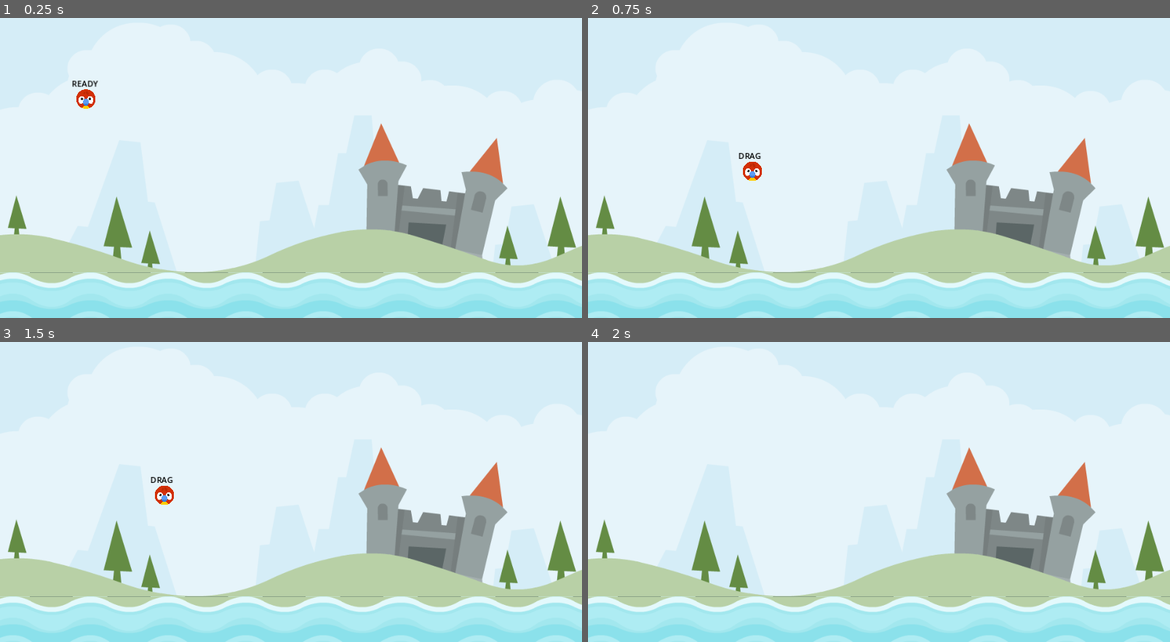
Above: before the commit, frames 1-4 (two rows, left to right).
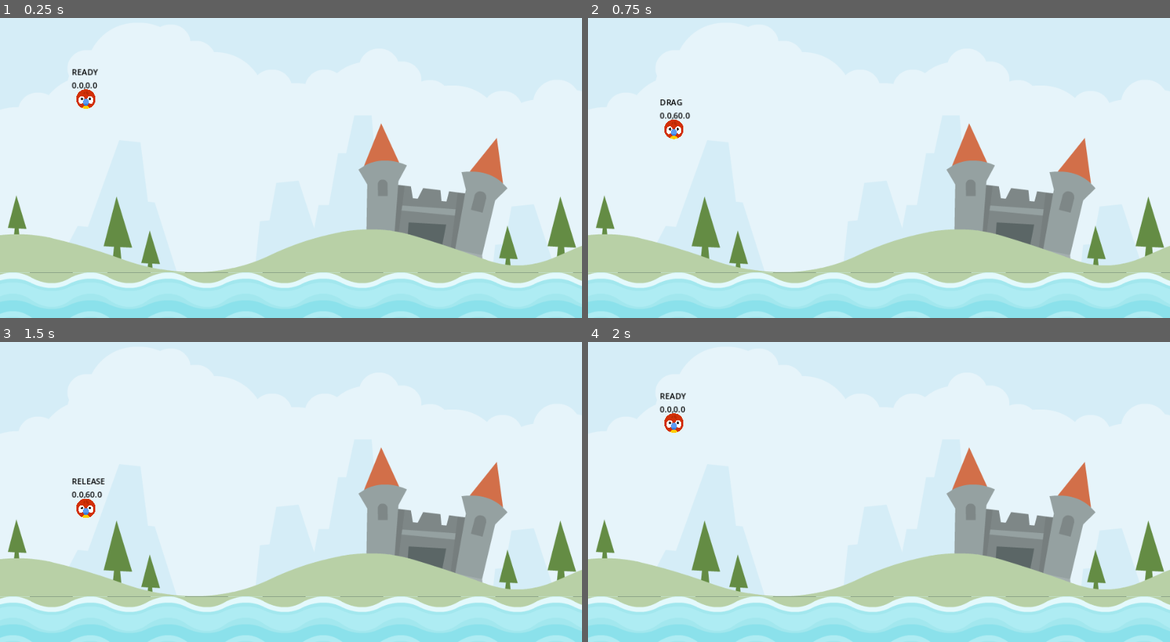
Above: after the commit, the same moments.

Repository: Babrakov/angry-animals
Game: Godot game, scene res://scenes/level.tscn
The game is run twice, just before and just after one commit, with the same random seed, the same clock (stepped at 60 frames per second) and the same inputs.
Inputs (mouse positions are in pixels of both pictures, inside the frame that each line leads up to):
- Up to frame 1 (0.25 s): no input
- Up to frame 2 (0.75 s): tap Enter at 0.5 s; drag from (675, 99) to (908, 315) at 0.52 s
- Up to frame 3 (1.5 s): drag from (87, 423) to (320, 639) at 1.27 s
- Up to frame 4 (2 s): no input

The runs differ from the first frame. In frame 1, 0.2% of the frame differs, in the area x 12-17%, y 16-24%; in frame 2, 0.5%; in frame 3, 0.6%, in the area x 12-30%, y 44-59%; in frame 4, 0.3%.

Commit message:
Dragging Action

Diff:
--- a/scenes/animal.gd
+++ b/scenes/animal.gd
@@ -3,24 +3,33 @@
 
 enum ANIMAL_STATE { READY , DRAG, RELEASE  }
 
+const DRAG_LIM_MAX: Vector2 = Vector2(0,60)
+const DRAG_LIM_MIN: Vector2 = Vector2(-60,0)
+
+var _start: Vector2 = Vector2.ZERO
+var _drag_start: Vector2 = Vector2.ZERO
+var _dragged_vector: Vector2 = Vector2.ZERO
+
+
 var _state: ANIMAL_STATE = ANIMAL_STATE.READY
 
 # Called when the node enters the scene tree for the first time.
 func _ready() -> void:
-	pass # Replace with function body.
+	_start = position
 
 
 # Called every frame. 'delta' is the elapsed time since the previous frame.
 func _physics_process(delta: float) -> void:
 	update(delta)
-	label.text = "%s" % ANIMAL_STATE.keys()[_state]
+	label.text = "%s\n" % ANIMAL_STATE.keys()[_state]
+	label.text += "%.1f,%.1f" % [_dragged_vector.x,_dragged_vector.y]
 
 func set_new_state(new_state: ANIMAL_STATE) -> void:
 	_state = new_state
 	if _state == ANIMAL_STATE.RELEASE:
 		freeze = false
 	elif  _state == ANIMAL_STATE.DRAG:
-		pass
+		_drag_start =  get_global_mouse_position()
 
 func detect_release() -> bool:
 	if _state == ANIMAL_STATE.DRAG:
@@ -29,12 +38,29 @@
 			return true
 	return false
 
+func get_dragged_vector(gmp: Vector2) -> Vector2:
+	return gmp - _drag_start
+
+func drag_in_limit() -> void:
+	_dragged_vector.x = clampf(
+		_dragged_vector.x,
+		DRAG_LIM_MIN.x,
+		DRAG_LIM_MAX.x
+	)
+	_dragged_vector.y = clampf(
+		_dragged_vector.y,
+		DRAG_LIM_MIN.y,
+		DRAG_LIM_MAX.y
+	)
+	position = _start + _dragged_vector
+
 func update_drag() -> void:
 	if detect_release() == true:
 		return
 
 	var gmp = get_global_mouse_position()
-	position = gmp
+	_dragged_vector = get_dragged_vector(gmp)
+	drag_in_limit()
 
 func update(delta: float) -> void:
 	match _state:
--- a/scenes/animal.tscn
+++ b/scenes/animal.tscn
@@ -24,9 +24,9 @@
 
 [node name="Label" type="Label" parent="."]
 offset_left = -28.0
-offset_top = -42.0
+offset_top = -65.0
 offset_right = 27.0
-offset_bottom = -19.0
+offset_bottom = -42.0
 theme_override_colors/font_color = Color(0, 0, 0, 1)
 text = "DEBUG"
 
